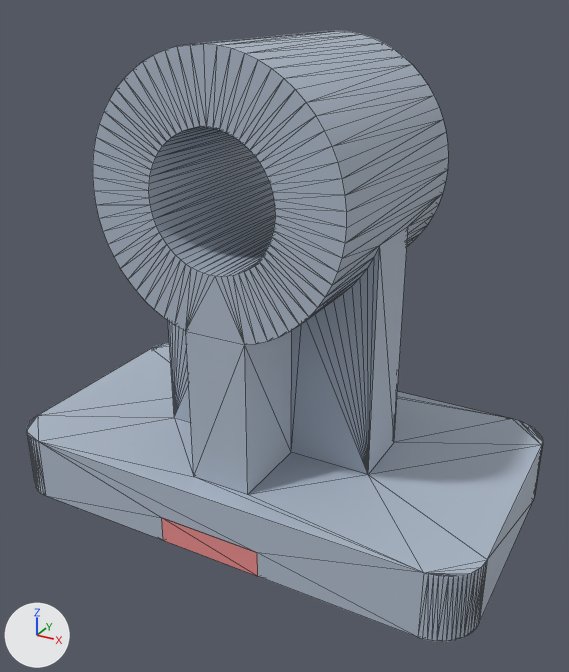
Before and after pictures for a commit that changed the glTF model docs/Additional CAD exercise/steps/ax_pedestal_bearing/step_06.glb.
Rendered twice from a 50 mm camera at (89.5, -73.4, 73.5) aimed at (38.9, 18.7, 27.4). Every picture has the same lights, and +X, +Y and +Z are marked at lower left. The first picture is the older version. Mesh edges are drawn as thin lines. Vertices at exactly the same position are counted once.

The scene before the commit, as lines of its bpy script (objects in view):
```python
me_part__pedestal_bearing = bpy.data.meshes.new('part__pedestal bearing')
me_part__pedestal_bearing.from_pydata(...)  # 444 vertices, 888 faces; spans x 0.0..74.0, y 0.0..42.0, z 0.0..68.0
me_part__pedestal_bearing.materials.append(mat_defaultmaterial)
me_removed__pedestal_bearing = bpy.data.meshes.new('removed__pedestal bearing')
me_removed__pedestal_bearing.from_pydata(...)  # a box spanning x 29.0..45.0, y 0.0..42.0, z 0.0..4.0
me_removed__pedestal_bearing.materials.append(mat_defaultmaterial_001)
ob_part__pedestal_bearing = bpy.data.objects.new('part__pedestal bearing', me_part__pedestal_bearing)
ob_part__pedestal_bearing.location = (0.0, 0.0, 0.0)
ob_removed__pedestal_bearing = bpy.data.objects.new('removed__pedestal bearing', me_removed__pedestal_bearing)
ob_removed__pedestal_bearing.location = (0.0, 0.0, 0.0)
```
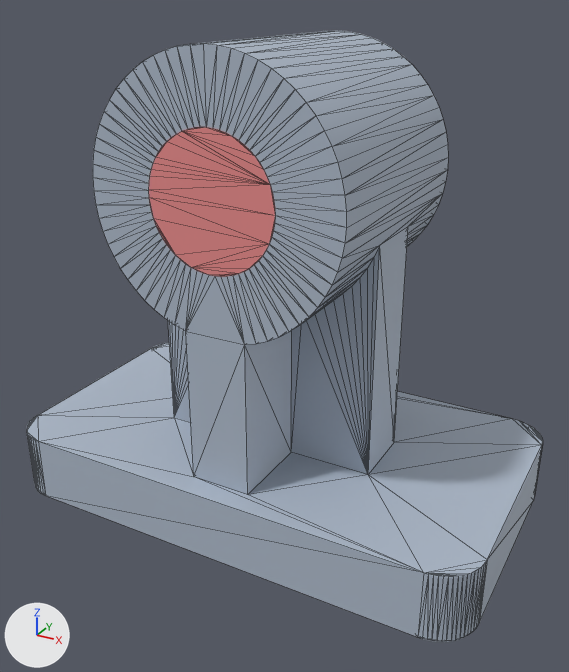
Pixel boxes (x1, y1, x2, y2) of what changed, in the pictures (569 x 672 px; the box of a moved part takes in the faces that stretch with it):
```json
{"object": "removed__pedestal bearing", "change": "reshaped", "before": [162, 518, 258, 576], "after": [149, 127, 275, 277]}
{"part": 1, "of": "me_part__pedestal_bearing", "change": "moved or reshaped", "before": [38, 441, 423, 637], "after": [38, 441, 423, 637]}
{"part": 2, "of": "me_removed__pedestal_bearing", "change": "deleted", "before": [162, 518, 258, 576], "on screen": "pink"}
{"part": 3, "of": "me_removed__pedestal_bearing", "change": "added", "after": [149, 127, 275, 277], "on screen": "pink"}
```

Scene script edits in JSON lines:
```json
{"block": "me_part__pedestal_bearing", "where": "# used by ob_part__pedestal_bearing; location = (0.0, 0.0, 0.0)"}
{"op": "remove", "block": "me_part__pedestal_bearing", "code": "me_part__pedestal_bearing.from_pydata(...)  # 444 vertices, 888 faces; spans x 0.0..74.0, y 0.0..42.0, z 0.0..68.0"}
{"op": "add", "block": "me_part__pedestal_bearing", "code": "me_part__pedestal_bearing.from_pydata(...)  # 436 vertices, 872 faces; spans x 0.0..74.0, y 0.0..42.0, z 0.0..68.0"}
{"block": "me_part__pedestal_bearing", "change": "me_part__pedestal_bearing part 1"}
{"block": "me_part__pedestal_bearing", "change": "8 vertices are removed from x 29.0..45.0, y 0.0..42.0, z 0.0..4.0"}
{"block": "me_part__pedestal_bearing", "change": "65 faces are deleted"}
{"block": "me_part__pedestal_bearing", "change": "49 new faces join them"}
{"block": "me_removed__pedestal_bearing", "where": "# used by ob_removed__pedestal_bearing; location = (0.0, 0.0, 0.0)"}
{"op": "remove", "block": "me_removed__pedestal_bearing", "code": "me_removed__pedestal_bearing.from_pydata(...)  # 8 vertices, 12 faces; spans x 29.0..45.0, y 0.0..42.0, z 0.0..4.0"}
{"op": "add", "block": "me_removed__pedestal_bearing", "code": "me_removed__pedestal_bearing.from_pydata(...)  # 126 vertices, 248 faces; spans x 28.0..46.0, y 3.5..38.5, z 41.0..59.0"}
{"block": "me_removed__pedestal_bearing", "change": "me_removed__pedestal_bearing part 2: the whole mesh is rebuilt"}
{"block": "me_removed__pedestal_bearing", "change": "me_removed__pedestal_bearing part 3"}
{"block": "me_removed__pedestal_bearing", "change": "63 vertices are added at x 28.0..46.0, y 3.5, z 41.0..59.0"}
{"block": "me_removed__pedestal_bearing", "change": "63 new vertices lie (0.0, 35.0, 0.0) away from vertices in x 28.0..46.0, y 3.5, z 41.0..59.0"}
{"block": "me_removed__pedestal_bearing", "change": "248 new faces join them"}
```
